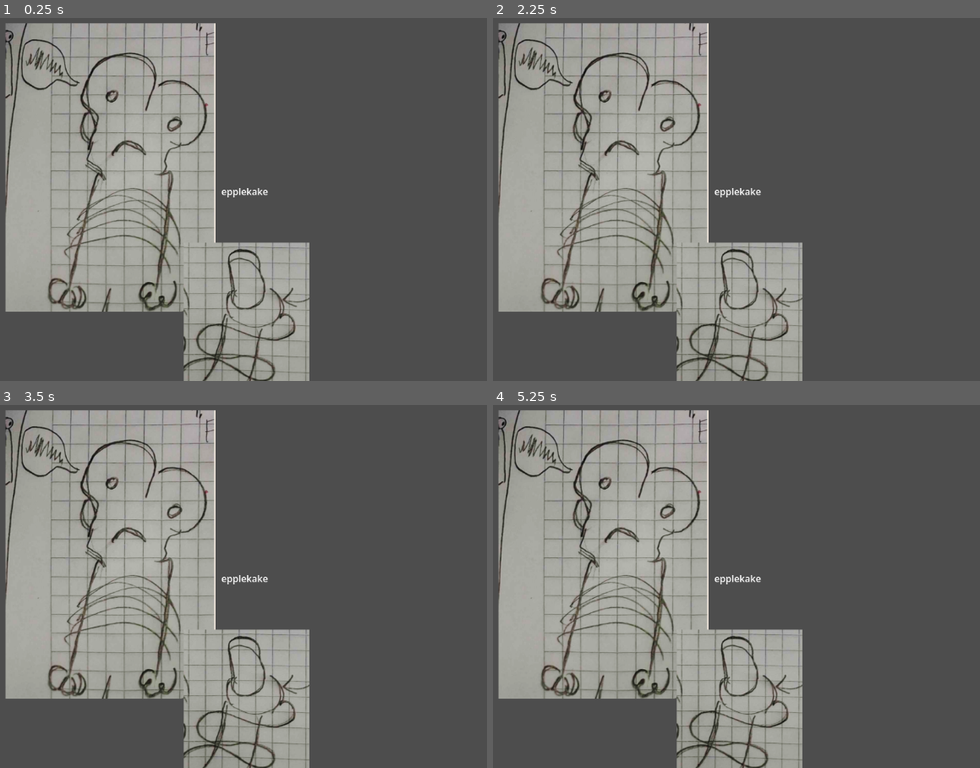
Above: before the commit, frames 1-4 (two rows, left to right).
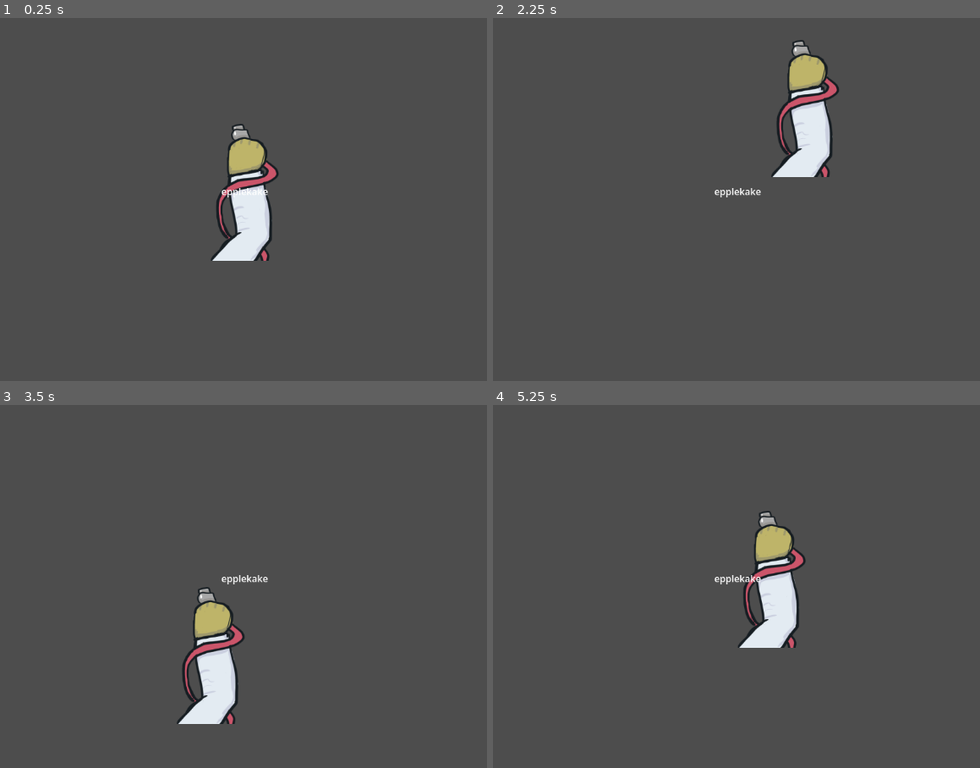
Above: after the commit, the same moments.

Repository: Slideshow776/Global-Game-Jam-2026
Game: Godot game, scene res://scenes/game.tscn
The game is run twice, just before and just after one commit, with the same random seed, the same clock (stepped at 60 frames per second) and the same inputs.
Inputs (mouse positions are in pixels of both pictures, inside the frame that each line leads up to):
- Up to frame 1 (0.25 s): no input
- Up to frame 2 (2.25 s): tap Enter at 0.5, 0.6, 2, 2.1 s; move the mouse to (887, 170) at 0.52 s; click (887, 170) at 0.67 s; tap Space at 1.25 s; move the mouse to (605, 210) at 1.27 s; tap F at 1.35 s; click (605, 210) at 1.42 s; move the mouse to (804, 108) at 2.02 s; click (804, 108) at 2.17 s
- Up to frame 3 (3.5 s): tap Space at 2.75 s; move the mouse to (209, 655) at 2.77 s; tap F at 2.85 s; click (209, 655) at 2.92 s
- Up to frame 4 (5.25 s): tap Enter at 3.5, 3.6, 5.1 s; move the mouse to (941, 633) at 3.52 s; click (941, 633) at 3.67 s; tap Space at 4.25 s; move the mouse to (536, 521) at 4.27 s; tap F at 4.35 s; click (536, 521) at 4.42 s; move the mouse to (770, 579) at 5.02 s; click (770, 579) at 5.17 s

The runs differ from the first frame. In frame 1, 44% of the frame differs, in the area x 1-64%, y 1-100%; in frame 2, 44%, in the area x 1-72%, y 1-100%; in frame 3, 41%; in frame 4, 44%.

Commit message:
arm movement, and gun signals

Diff:
--- /dev/null
+++ b/game_state.gd
@@ -0,0 +1,16 @@
+extends Node
+signal gun_clicked
+
+# Called when the node enters the scene tree for the first time.
+func _ready() -> void:
+	gun_clicked.connect(gun_play_sound)
+
+func helloWorld():
+	print_debug("hello world")
+
+# Called every frame. 'delta' is the elapsed time since the previous frame.
+func _process(delta: float) -> void:
+	pass
+
+func gun_play_sound():
+	print_debug("Pang :-")
--- a/project.godot
+++ b/project.godot
@@ -15,6 +15,18 @@
 config/features=PackedStringArray("4.6", "GL Compatibility")
 config/icon="res://assets/images/icon.svg"
 
+[autoload]
+
+GameState="*uid://btxenrfccxpfb"
+
+[dotnet]
+
+project/assembly_name="GGJ2026OSLO"
+
+[editor_plugins]
+
+enabled=PackedStringArray("res://addons/godot-vim/plugin.cfg")
+
 [physics]
 
 3d/physics_engine="Jolt Physics"
--- /dev/null
+++ b/scenes/arm.tscn
@@ -0,0 +1,20 @@
+[gd_scene format=3 uid="uid://dlmao0kysnkd"]
+
+[ext_resource type="Script" uid="uid://ccbahu0jwxr27" path="res://scenes/gun.gd" id="2_dy6di"]
+[ext_resource type="Texture2D" uid="uid://bccq7gss6wl6p" path="res://assets/images/arm.png" id="2_muf2m"]
+
+[sub_resource type="CircleShape2D" id="CircleShape2D_muf2m"]
+radius = 19.026299
+
+[node name="Player" type="Node2D" unique_id=30301401]
+script = ExtResource("2_dy6di")
+
+[node name="gun" type="Sprite2D" parent="." unique_id=2023479808]
+scale = Vector2(0.8281853, 0.75549453)
+texture = ExtResource("2_muf2m")
+
+[node name="arm" type="StaticBody2D" parent="." unique_id=1545287840]
+position = Vector2(-7, -100)
+
+[node name="Gunpoint" type="CollisionShape2D" parent="arm" unique_id=770464134]
+shape = SubResource("CircleShape2D_muf2m")
--- a/scenes/game.tscn
+++ b/scenes/game.tscn
@@ -1,19 +1,19 @@
 [gd_scene format=3 uid="uid://h6mcf7fsqf5r"]
 
+[ext_resource type="PackedScene" uid="uid://dlmao0kysnkd" path="res://scenes/arm.tscn" id="1_lnu2h"]
 [ext_resource type="Texture2D" uid="uid://c0ktvgfl2w4h6" path="res://assets/images/mutants/proto_0.png" id="1_yqjtg"]
-[ext_resource type="Texture2D" uid="uid://ceoac0ierh8lg" path="res://assets/images/gun.PNG" id="2_lnu2h"]
 
 [node name="Game" type="Node2D" unique_id=1847825036]
 
+[node name="Player" parent="." unique_id=794414953 instance=ExtResource("1_lnu2h")]
+position = Vector2(346.99997, 283.99997)
+scale = Vector2(0.9090331, 0.93052936)
+
 [node name="Mutant" type="Sprite2D" parent="." unique_id=851686825]
+visible = false
 position = Vector2(346.99997, 283.99997)
 scale = Vector2(0.9090331, 0.93052936)
 texture = ExtResource("1_yqjtg")
-
-[node name="gun" type="Sprite2D" parent="." unique_id=1738811230]
-position = Vector2(579, 550)
-scale = Vector2(0.8281853, 0.75549453)
-texture = ExtResource("2_lnu2h")
 
 [node name="GUI" type="CanvasLayer" parent="." unique_id=1506688441]
 
--- /dev/null
+++ b/scenes/gun.gd
@@ -0,0 +1,17 @@
+extends Node2D
+
+
+# Called when the node enters the scene tree for the first time.
+@onready var gun_pos = $arm/Gunpoint
+func _ready() -> void:
+	pass
+
+func _input(event: InputEvent) -> void:
+	if event is InputEventMouseButton:
+		if event.button_index == MOUSE_BUTTON_LEFT:
+			print_debug(event.position, gun_pos.global_position)
+			GameState.gun_clicked.emit()
+
+# Called every frame. 'delta' is the elapsed time since the previous frame.
+func _process(delta: float) -> void:
+	global_position = get_global_mouse_position()
Not shown, added: addons/godot-vim/godot-vim.gd
Not shown, added: addons/godot-vim/godot-vim.gd.uid
Not shown, added: addons/godot-vim/icon.svg
Not shown, added: addons/godot-vim/icon.svg.import
Not shown, added: addons/godot-vim/plugin.cfg
Not shown, added: assets/images/arm.png.import
Not shown, added: game_state.gd.uid
Not shown, added: scenes/gun.gd.uid
Not shown, added: LICENSE.md
